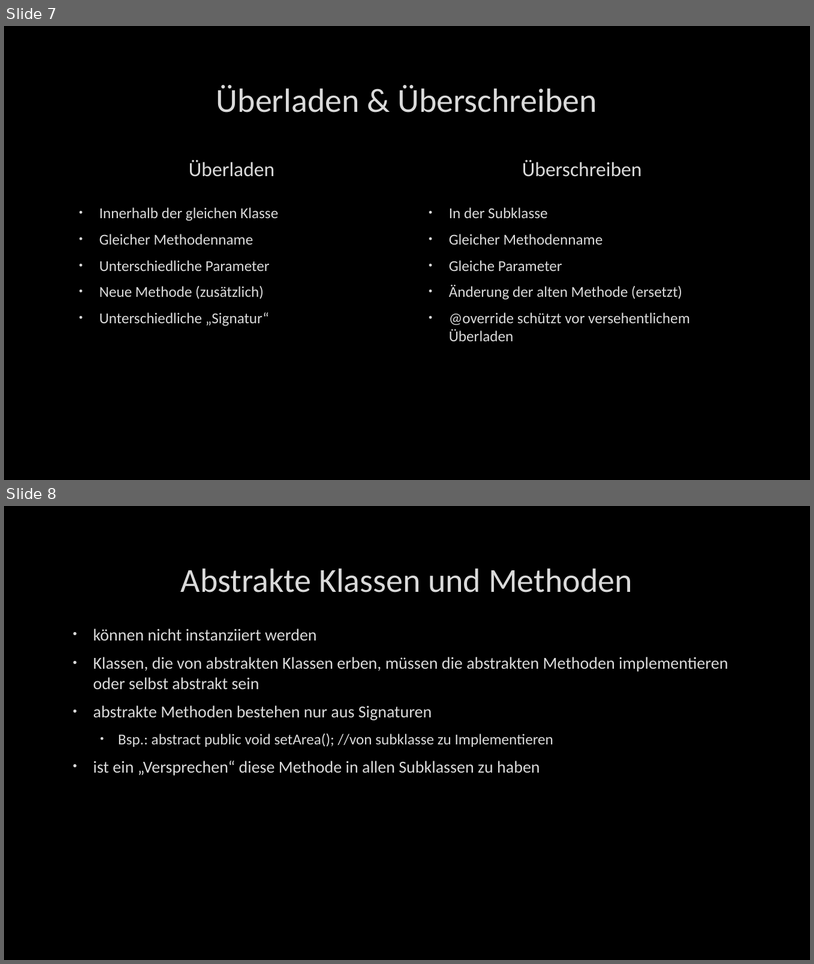
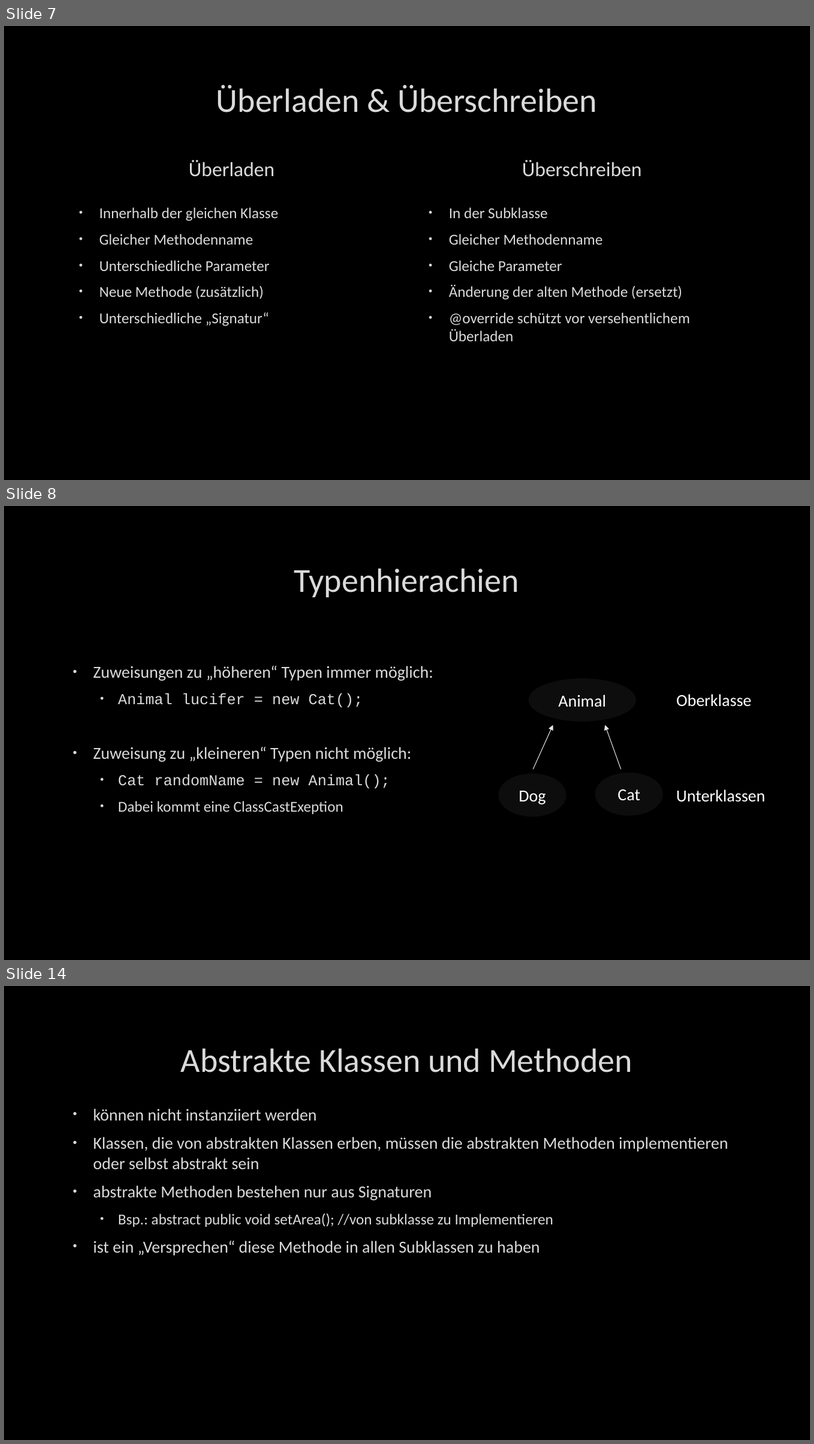
Before and after one commit to lenzge/wgplaner, a slide deck: Nachdenkzettel/03_Vererbung_präsi.pptx. Shown one above the other, each under a label of ours: slides 7 and 8 before the commit, slides 7, 8 and 14 after it; the slides between them are not shown. The pictures are 814x964 and 814x1444 pixels, drawn with LibreOffice and Linux fonts; fonts in the diff are those of the drawing; background and template pictures are left out. Boxes give left, top, right and bottom in pixels: in the first picture for what was removed or moved away, otherwise in the second. Text is boxed around its words. In the diff, an @@ line names an element or a change of style, - is before the commit and + after.

```diff
--- a/Nachdenkzettel/03_Vererbung_präsi.pptx
+++ b/Nachdenkzettel/03_Vererbung_präsi.pptx
@@ slide 8 added at (4, 506, 810, 960), background picture (left out) @@
@@ title added at (294, 568, 519, 597), 40 pt, text #DADADA @@
+Typenhierachien
@@ text added at (93, 666, 434, 814), 20 pt, text #DADADA @@
+• Zuweisungen zu „höheren“ Typen immer möglich:
+  • Animal lucifer = new Cat();
+• Zuweisung zu „kleineren“ Typen nicht möglich:
+  • Cat randomName = new Animal();
+  • Dabei kommt eine ClassCastExeption
@@ ellipse added at (529, 678, 637, 721), fill #0D0D0D, 20 pt, text #FFFFFF @@
+Animal
@@ text added at (677, 694, 752, 706), 20 pt, text #FFFFFF @@
+Oberklasse
@@ arrow added from (533, 769) to (553, 725), #E8E8EA 0.75 pt @@
@@ arrow added from (621, 769) to (605, 725), #E8E8EA 0.75 pt @@
@@ ellipse added at (499, 774, 567, 816), fill #0D0D0D, 20 pt, text #FFFFFF @@
+Dog
@@ ellipse added at (596, 772, 663, 815), fill #0D0D0D, 20 pt, text #FFFFFF @@
+Cat
@@ text added at (677, 789, 765, 802), 20 pt, text #FFFFFF @@
+Unterklassen
@@ what was slide 8 is now slide 14 @@
```
Also in this commit, not shown: 1 slide changed, 5 other slides added.
